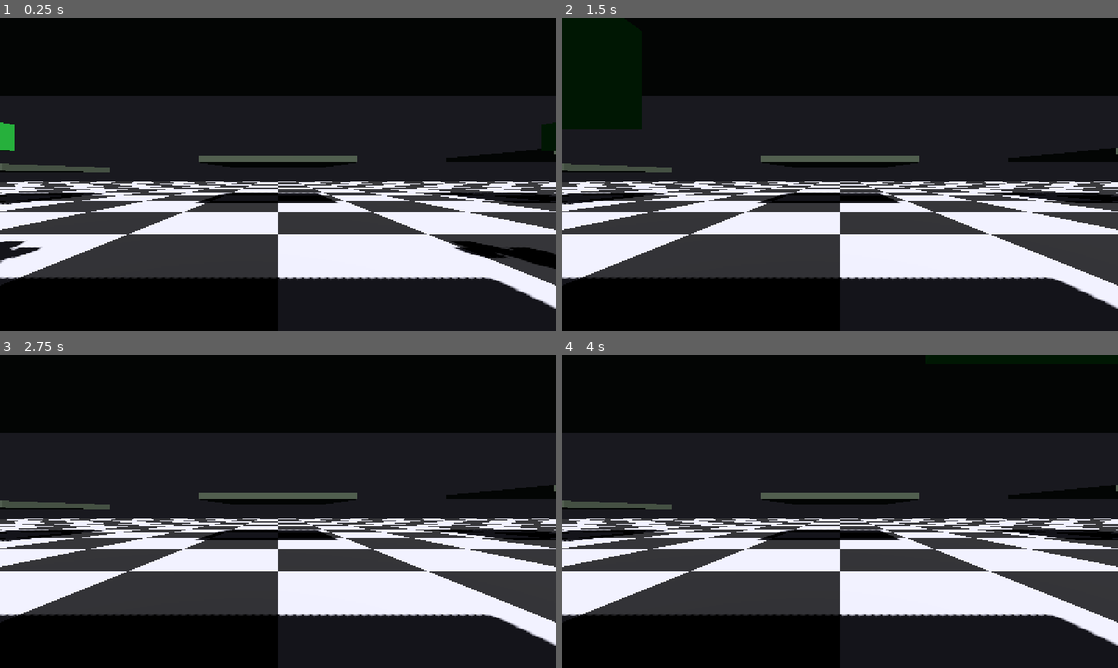
Above: before the commit, frames 1-4 (two rows, left to right).
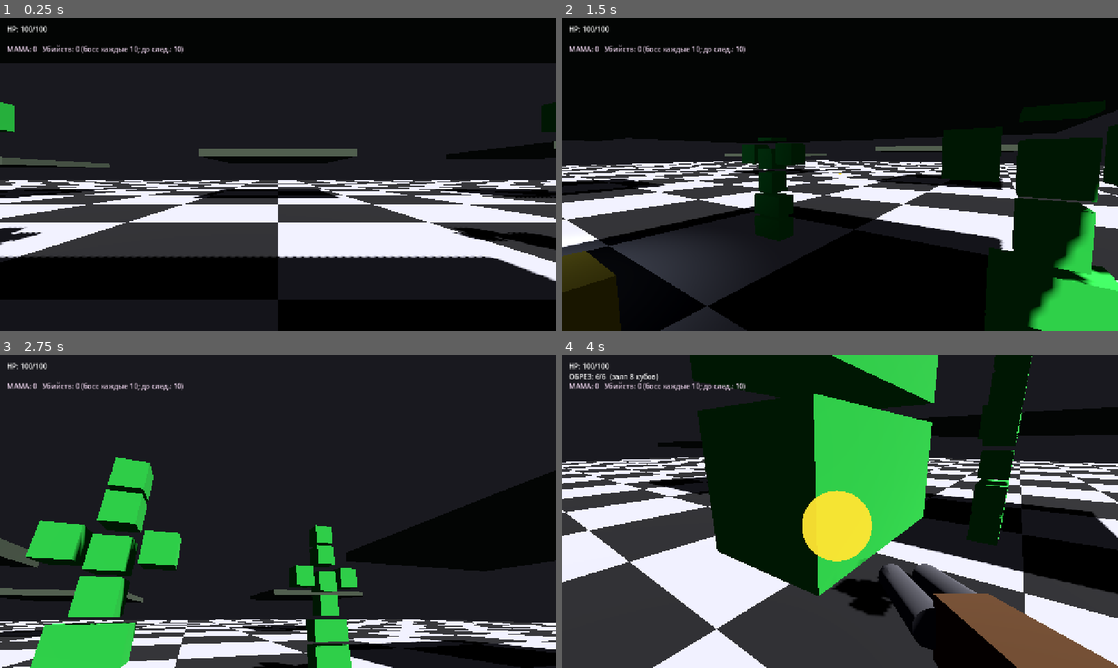
Above: after the commit, the same moments.

Repository: radomirsky/190K-G.O.P
Game: Godot game, scene res://main.tscn
Same seed, same stepped clock (60 frames per second), same inputs: the game is played once before the commit and once after it.
Inputs (mouse positions are in pixels of both pictures, inside the frame that each line leads up to):
- Up to frame 1 (0.25 s): no input
- Up to frame 2 (1.5 s): tap Enter at 0.5 s; move the mouse to (962, 158) at 0.52 s; hold D 0.53-1.28 s; tap E at 0.6, 1.35 s; click (962, 158) at 0.67 s; tap Space at 0.77 s; move the mouse to (728, 190) at 1.27 s; hold S from 1.28 s (still down)
- Up to frame 3 (2.75 s): tap Space at 1.52 s; move the mouse to (333, 442) at 2.02 s; release S at 2.03 s; hold D from 2.03 s (still down); hold Shift from 2.03 s (still down); tap E at 2.3 s
- Up to frame 4 (4 s): move the mouse to (812, 574) at 2.77 s; release D at 2.78 s; release Shift at 2.78 s; hold W 2.78-3.53 s; tap 1 at 2.85 s; click (812, 574) at 2.92 s; tap Space at 3.02, 3.77 s; tap E at 3.05, 3.8 s; move the mouse to (1006, 558) at 3.52 s; hold A from 3.53 s (still down); tap 2 at 3.6 s

The runs differ from the first frame. In frame 1, 44% of the frame differs, in the area x 0-100%, y 2-100%; in frame 2, 54%; in frame 3, 73%; in frame 4, 76%, in the area x 0-100%, y 0-100%.
Error before the commit: Parse Error: Cannot infer the type of "esc" variable because the value doesn't have a set type. (res://player.gd:1431)

Commit message:
Пауза: проверка Escape через InputEventKey без двусмысленности is/and
Made-with: Cursor

Diff:
--- a/pause_menu_overlay.gd
+++ b/pause_menu_overlay.gd
@@ -5,9 +5,10 @@
 
 
 func _unhandled_input(event: InputEvent) -> void:
-	var esc := event is InputEventKey and event.pressed and not event.echo and (
-		event.keycode == KEY_ESCAPE or event.physical_keycode == KEY_ESCAPE
-	)
+	var esc := false
+	if event is InputEventKey:
+		var k := event as InputEventKey
+		esc = k.pressed and not k.echo and (k.keycode == KEY_ESCAPE or k.physical_keycode == KEY_ESCAPE)
 	if event.is_action_pressed("ui_cancel") or esc:
 		continue_requested.emit()
 		get_viewport().set_input_as_handled()
--- a/player.gd
+++ b/player.gd
@@ -1428,9 +1428,10 @@
 
 
 func _unhandled_input(event: InputEvent) -> void:
-	var esc := event is InputEventKey and event.pressed and not event.echo and (
-		event.keycode == KEY_ESCAPE or event.physical_keycode == KEY_ESCAPE
-	)
+	var esc := false
+	if event is InputEventKey:
+		var k := event as InputEventKey
+		esc = k.pressed and not k.echo and (k.keycode == KEY_ESCAPE or k.physical_keycode == KEY_ESCAPE)
 	if event.is_action_pressed("ui_cancel") or esc:
 		if _death_visible:
 			_restart_scene_after_death()
